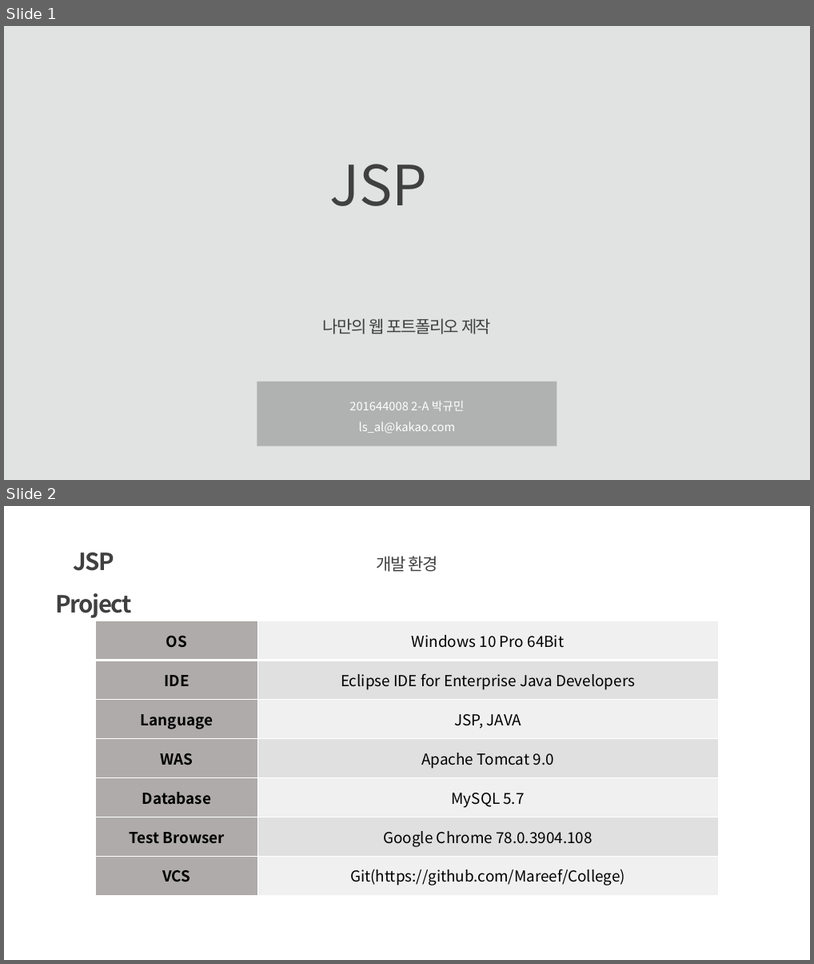
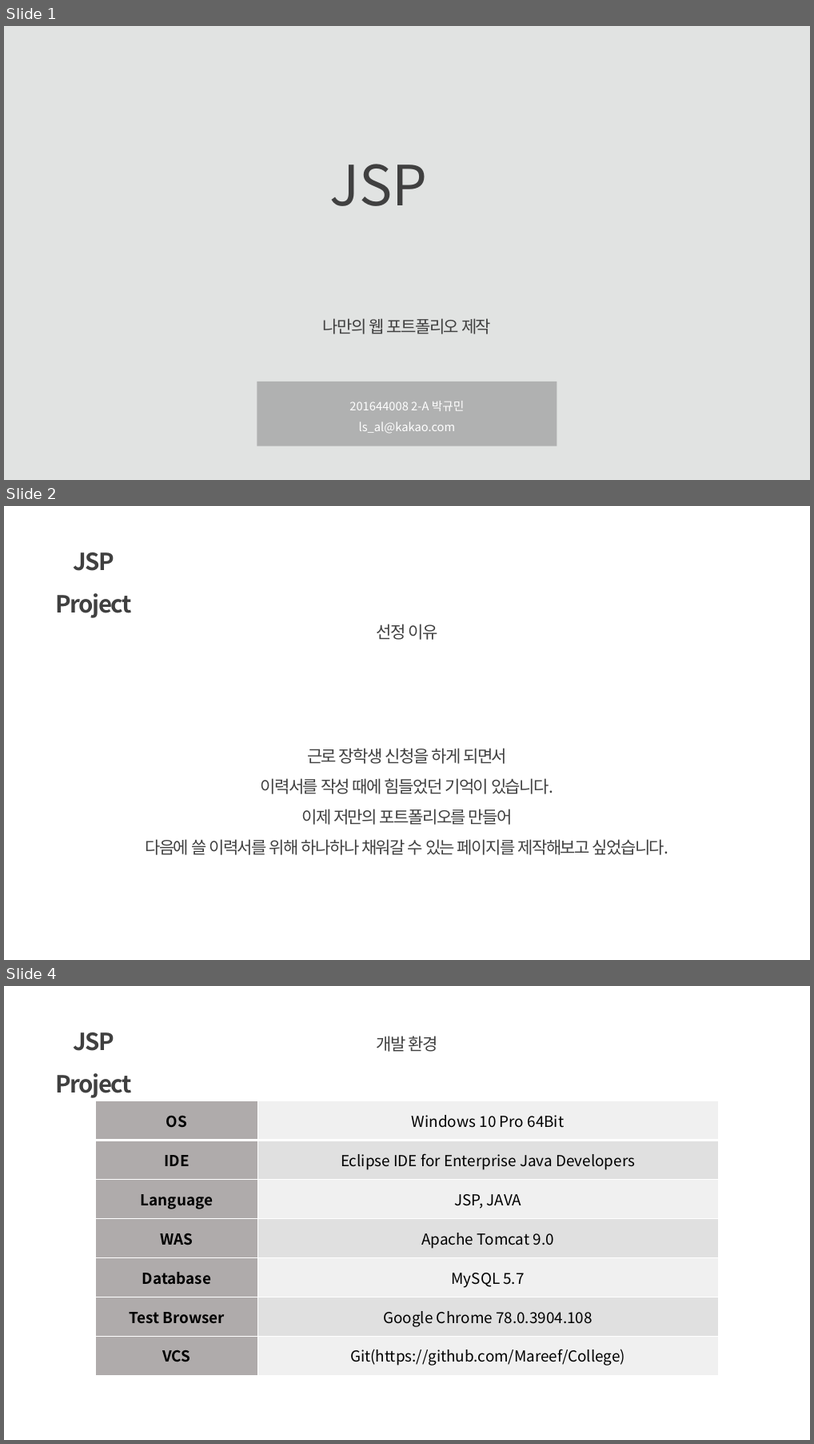
Before and after one commit to Mareef/College, a slide deck: jsp/project_201644008_3.pptx. Shown one above the other, each under a label of ours: slides 1 and 2 before the commit, slides 1, 2 and 4 after it; the slides between them are not shown. The pictures are 814x964 and 814x1444 pixels, drawn with LibreOffice and Linux fonts; fonts in the diff are those of the drawing. Boxes give left, top, right and bottom in pixels: in the first picture for what was removed or moved away, otherwise in the second. Text is boxed around its words. In the diff, an @@ line names an element or a change of style, - is before the commit and + after.

Commit message:
fin

```diff
--- a/jsp/project_201644008_3.pptx
+++ b/jsp/project_201644008_3.pptx
@@ slide 2 added at (4,506,810,960), background #FFFFFF @@
@@ text added at (56,552,131,618), 28 pt, text #404040, bold @@
+JSP Project
@@ text added at (377,624,438,640), 20 pt, text #404040 @@
+선정 이유
@@ text added at (145,748,670,855), 20 pt, text #404040 @@
+근로 장학생 신청을 하게 되면서
+이력서를 작성 때에 힘들었던 기억이 있습니다.
+이제 저만의 포트폴리오를 만들어
+다음에 쓸 이력서를 위해 하나하나 채워갈 수 있는 페이지를 제작해보고 싶었습니다.
@@ what was slide 2 is now slide 4 @@
```
Also in this commit, not shown: 1 other slide added, 1 slide removed.
